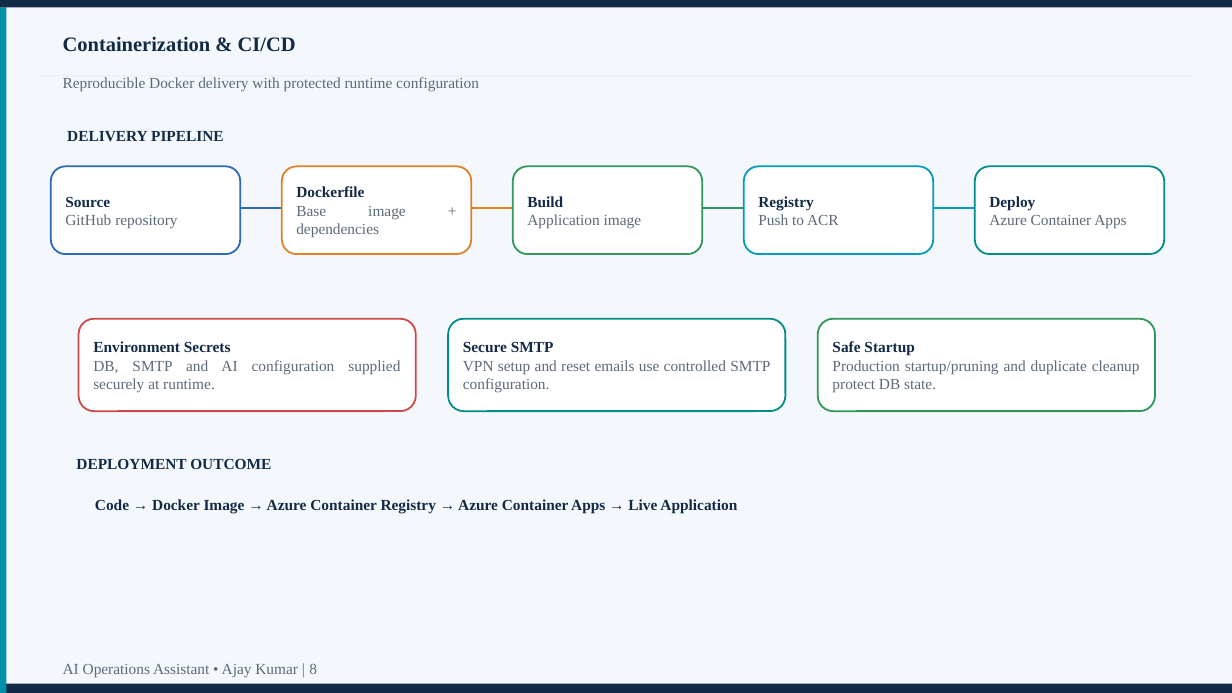
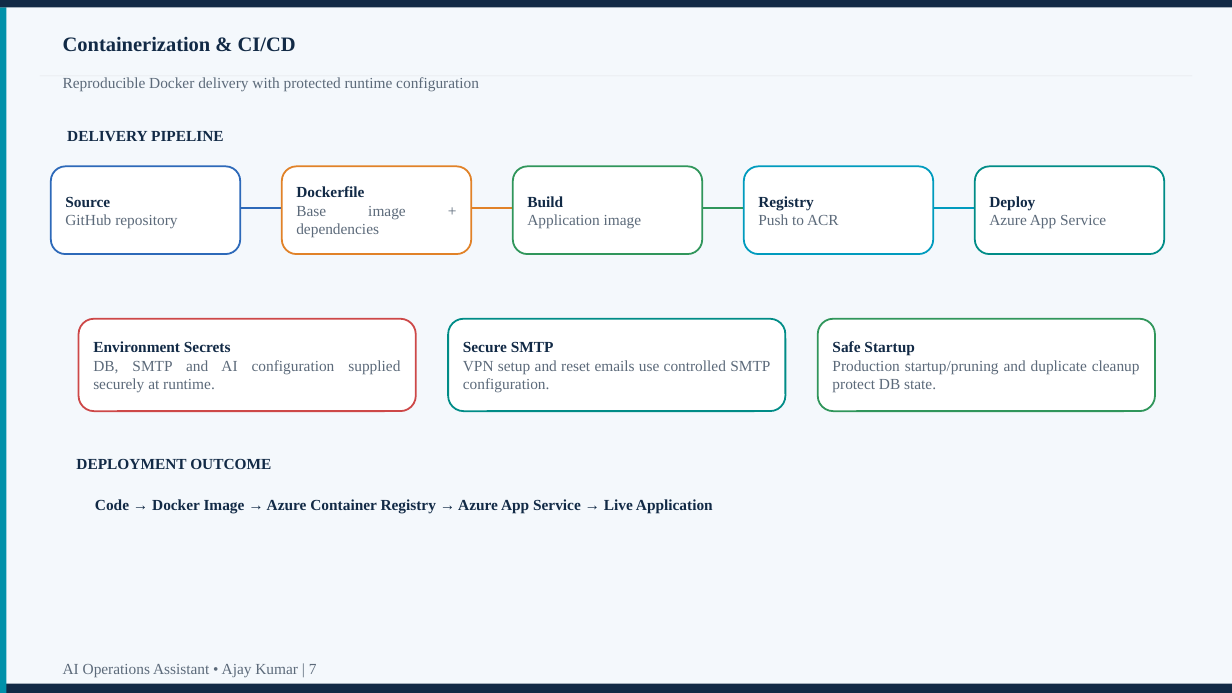
Before and after one commit to helloajay21-max/-it-support-assistant, a slide deck: slide 7 of AI_Operations_Assistant_Using_Agentic_AI_Ajay_Kumar_Presentation.pptx (slide 8 before the commit). Drawn at 1232x693 pixels with LibreOffice and Linux fonts; fonts in the diff are those of the drawing. Boxes give left, top, right and bottom in pixels: in the first picture for what was removed or moved away, otherwise in the second. Text is boxed around its words. In the diff, an @@ line names an element or a change of style, - is before the commit and + after.

```diff
--- a/AI_Operations_Assistant_Using_Agentic_AI_Ajay_Kumar_Presentation.pptx
+++ b/AI_Operations_Assistant_Using_Agentic_AI_Ajay_Kumar_Presentation.pptx
@@ text in rounded rectangle at (989, 215, 1106, 229): text changed @@
-Azure Container Apps
+Azure App Service
@@ text at (95, 499, 713, 514): text changed @@
-Code → Docker Image → Azure Container Registry → Azure Container Apps → Live Application
+Code → Docker Image → Azure Container Registry → Azure App Service → Live Application
@@ text at (63, 664, 317, 678): text changed @@
-AI Operations Assistant • Ajay Kumar | 8
+AI Operations Assistant • Ajay Kumar | 7
```
Also in this commit, not shown: 10 other slides changed, 1 slide removed, 1 other file.
